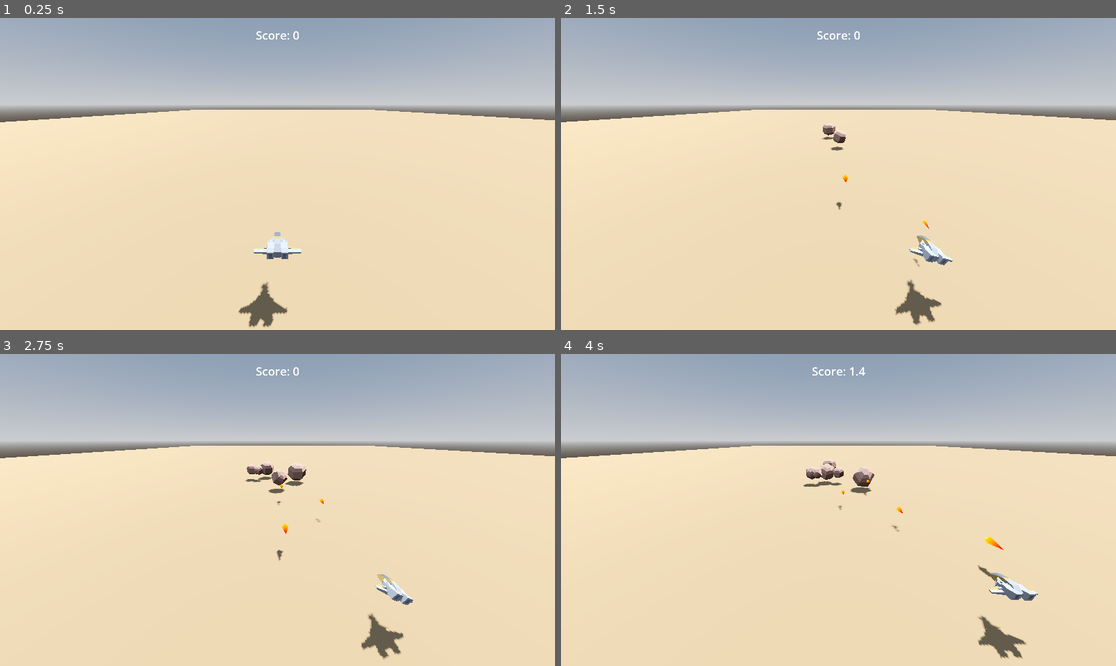
Above: before the commit, frames 1-4 (two rows, left to right).
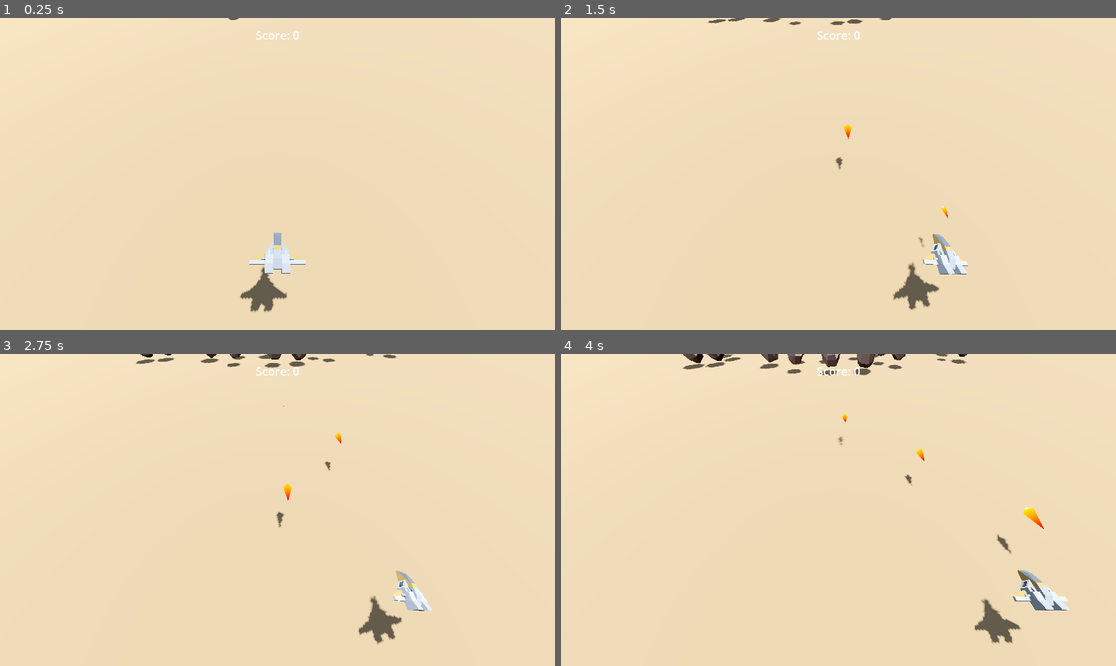
Above: after the commit, the same moments.

Repository: Stone-keep/3d_space_shooter
Game: Godot game, scene res://scenes/game.tscn
Same seed, same stepped clock (60 frames per second), same inputs: the game is played once before the commit and once after it.
Inputs:
- Up to frame 1 (0.25 s): no input
- Up to frame 2 (1.5 s): hold D (right) 0.53-1.28 s; tap Space (shoot) at 0.6, 1.35 s; hold A (left) from 1.28 s (still down)
- Up to frame 3 (2.75 s): release A (left) at 2.03 s; hold D (right) from 2.03 s (still down); tap Space (shoot) at 2.1 s
- Up to frame 4 (4 s): tap Space (shoot) at 2.85, 3.6 s; release D (right) at 3.53 s; hold A (left) from 3.53 s (still down)

The runs differ from the first frame. In frame 1, 32% of the frame differs, in the area x 0-100%, y 0-100%; in frame 2, 32%; in frame 3, 33%; in frame 4, 33%, in the area x 0-100%, y 0-98%.

Commit message:
Make meteors spawn more randomly, add shooting range

Diff:
--- a/scenes/game.tscn
+++ b/scenes/game.tscn
@@ -44,7 +44,7 @@
 mesh = SubResource("PlaneMesh_uwrxv")
 
 [node name="Camera3D" type="Camera3D" parent="." unique_id=1148623397]
-transform = Transform3D(1, 0, 0, 0, 0.91343194, 0.40699163, 0, -0.40699163, 0.9134319, 0, 8.041967, 7.026617)
+transform = Transform3D(1, 0, 0, 0, 0.5788829, 0.8154108, 0, -0.81541073, 0.5788829, 0, 9.01055, 1.3871722)
 fov = 90.0
 
 [node name="Lasers" type="Node3D" parent="." unique_id=525237889]
@@ -52,55 +52,10 @@
 [node name="Meteors" type="Node3D" parent="." unique_id=1763173628]
 
 [node name="MeteorTimer" type="Timer" parent="Meteors" unique_id=607871473]
-wait_time = 0.5
+wait_time = 0.2
 autostart = true
 
-[node name="PositionMarkers" type="Node3D" parent="Meteors" unique_id=1563296777]
-
-[node name="Marker3D" type="Marker3D" parent="Meteors/PositionMarkers" unique_id=797778082]
-transform = Transform3D(1, 0, 0, 0, 1, 0, 0, 0, 1, -10.27, 0, -37.557)
-
-[node name="Marker3D7" type="Marker3D" parent="Meteors/PositionMarkers" unique_id=1538399850]
-transform = Transform3D(1, 0, 0, 0, 1, 0, 0, 0, 1, -4.693493, 0, -39.086975)
-
-[node name="Marker3D8" type="Marker3D" parent="Meteors/PositionMarkers" unique_id=566351089]
-transform = Transform3D(1, 0, 0, 0, 1, 0, 0, 0, 1, 9.6361685, 0, -46.27298)
-
-[node name="Marker3D9" type="Marker3D" parent="Meteors/PositionMarkers" unique_id=1611316640]
-transform = Transform3D(1, 0, 0, 0, 1, 0, 0, 0, 1, -5.484313, 0, -45.185974)
-
-[node name="Marker3D10" type="Marker3D" parent="Meteors/PositionMarkers" unique_id=1469272040]
-transform = Transform3D(1, 0, 0, 0, 1, 0, 0, 0, 1, -11.52055, 0, -43.047974)
-
-[node name="Marker3D11" type="Marker3D" parent="Meteors/PositionMarkers" unique_id=1481040358]
-transform = Transform3D(1, 0, 0, 0, 1, 0, 0, 0, 1, -7.6626015, 0, -42.11798)
-
-[node name="Marker3D12" type="Marker3D" parent="Meteors/PositionMarkers" unique_id=191578104]
-transform = Transform3D(1, 0, 0, 0, 1, 0, 0, 0, 1, 8.68229, 0, -40.97998)
-
-[node name="Marker3D13" type="Marker3D" parent="Meteors/PositionMarkers" unique_id=1894869350]
-transform = Transform3D(1, 0, 0, 0, 1, 0, 0, 0, 1, 0.110700965, 0, -40.556976)
-
-[node name="Marker3D14" type="Marker3D" parent="Meteors/PositionMarkers" unique_id=1686031520]
-transform = Transform3D(1, 0, 0, 0, 1, 0, 0, 0, 1, 13.650591, 0, -43.70598)
-
-[node name="Marker3D15" type="Marker3D" parent="Meteors/PositionMarkers" unique_id=1101196913]
-transform = Transform3D(1, 0, 0, 0, 1, 0, 0, 0, 1, -3.1802988, 0, -43.06398)
-
-[node name="Marker3D2" type="Marker3D" parent="Meteors/PositionMarkers" unique_id=1126932992]
-transform = Transform3D(1, 0, 0, 0, 0.99999994, 0, 0, 0, 1, 5.106641, 0, -41.06012)
-
-[node name="Marker3D3" type="Marker3D" parent="Meteors/PositionMarkers" unique_id=1646221782]
-transform = Transform3D(1, 0, 0, 0, 0.99999994, 0, 0, 0, 1, 7.096221, 0, -44.353622)
-
-[node name="Marker3D4" type="Marker3D" parent="Meteors/PositionMarkers" unique_id=191841214]
-transform = Transform3D(1, 0, 0, 0, 0.99999994, 0, 0, 0, 1, 0.34058523, 0, -47.251495)
-
-[node name="Marker3D5" type="Marker3D" parent="Meteors/PositionMarkers" unique_id=806923850]
-transform = Transform3D(1, 0, 0, 0, 0.99999994, 0, 0, 0, 1, 12.045625, 0, -49.523308)
-
-[node name="Marker3D6" type="Marker3D" parent="Meteors/PositionMarkers" unique_id=1550286159]
-transform = Transform3D(1, 0, 0, 0, 0.99999994, 0, 0, 0, 1, -3.359829, 0, -52.386864)
+[node name="PositionMarkers" type="Node3D" parent="Meteors" unique_id=1648538648]
 
 [node name="HUD" type="CanvasLayer" parent="." unique_id=2071885055]
 
--- a/scenes/scripts/game.gd
+++ b/scenes/scripts/game.gd
@@ -2,8 +2,7 @@
 
 @export var laser_scene: PackedScene
 @export var meteor_scene: PackedScene
-@onready var meteor_positions = $Meteors/PositionMarkers.get_children()
-var score := 0.0
+var score := 0
 
 func _on_player_shoot_laser(pos: Vector3) -> void:
 	var laser = laser_scene.instantiate()
@@ -12,11 +11,9 @@
 
 func _on_meteor_timer_timeout() -> void:
 	var meteor = meteor_scene.instantiate()
-	var spawn_position = meteor_positions.pick_random()
 	$Meteors.add_child(meteor)
-	meteor.global_position = spawn_position.global_position
 	meteor.add_score.connect(_on_meteor_scored)
 
-func _on_meteor_scored(points: float) -> void:
+func _on_meteor_scored(points: int) -> void:
 	score += points
-	$HUD/ScoreLabel.text = "Score: %.1f" % score
+	$HUD/ScoreLabel.text = "Score: %s" % score
--- a/scenes/scripts/laser.gd
+++ b/scenes/scripts/laser.gd
@@ -1,6 +1,7 @@
 extends Area3D
 
-const SPEED = 10
+const SPEED := 10
+const SHOOT_RANGE := 20
 var can_move := true
 
 @onready var mesh := $Red
@@ -14,8 +15,10 @@
 func _physics_process(delta: float) -> void:
 	if can_move:
 		position.z -= SPEED * delta
-	if position.z <= -150:
-		queue_free()
+	if position.z <= -SHOOT_RANGE:
+		var tween = create_tween()
+		tween.tween_property(self, "scale", Vector3.ZERO, 0.3)
+		tween.tween_callback(queue_free)
 
 func flash() -> void:
 	var tween := create_tween()
--- a/scenes/scripts/meteor.gd
+++ b/scenes/scripts/meteor.gd
@@ -5,14 +5,17 @@
 var random_rotation_speed: Vector3
 var drift_x: float
 var can_move := true
+var points: int
 
 @onready var mesh := $meteor
 @onready var flash_material := mesh.material_overlay as ShaderMaterial
-signal add_score(points: float)
+signal add_score(points: int)
 
 var player: Node3D
 
 func _ready() -> void:
+	position.z = -70
+	position.x = randf_range(-40, 40)
 	speed = randf_range(4.0, 6.0)
 	random_scale = randf_range(1.0, 2.0)
 	scale = Vector3.ONE * random_scale
@@ -21,18 +24,21 @@
 	randf_range(-0.5, 0.5),
 	randf_range(-0.5, 0.5)
 	)
-	drift_x = randf_range(-0.5, 0.5)
+	drift_x = randf_range(-1, 1)
+	points = roundi(random_scale * 100)
 
 func _physics_process(delta: float) -> void:
 	if can_move:
 		position.z += speed * delta
 		position.x += drift_x * delta
 		rotation += random_rotation_speed * delta
+	if position.z >= 20:
+		queue_free()
 
 func _on_area_entered(area: Area3D) -> void:
 	if area.is_in_group("lasers"):
 		can_move = false
-		add_score.emit(scale.x)
+		add_score.emit(points)
 		flash()
 		$meteor.material_overlay.set_shader_parameter("progress", 1.0)
 		area.destroy()
